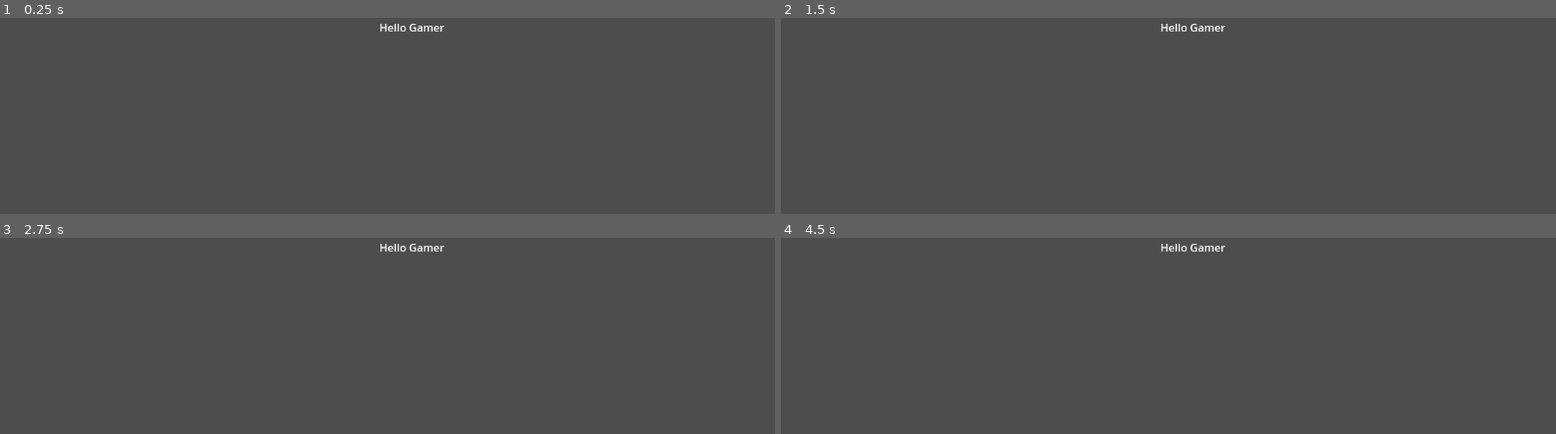
Above: before the commit, frames 1-4 (two rows, left to right).
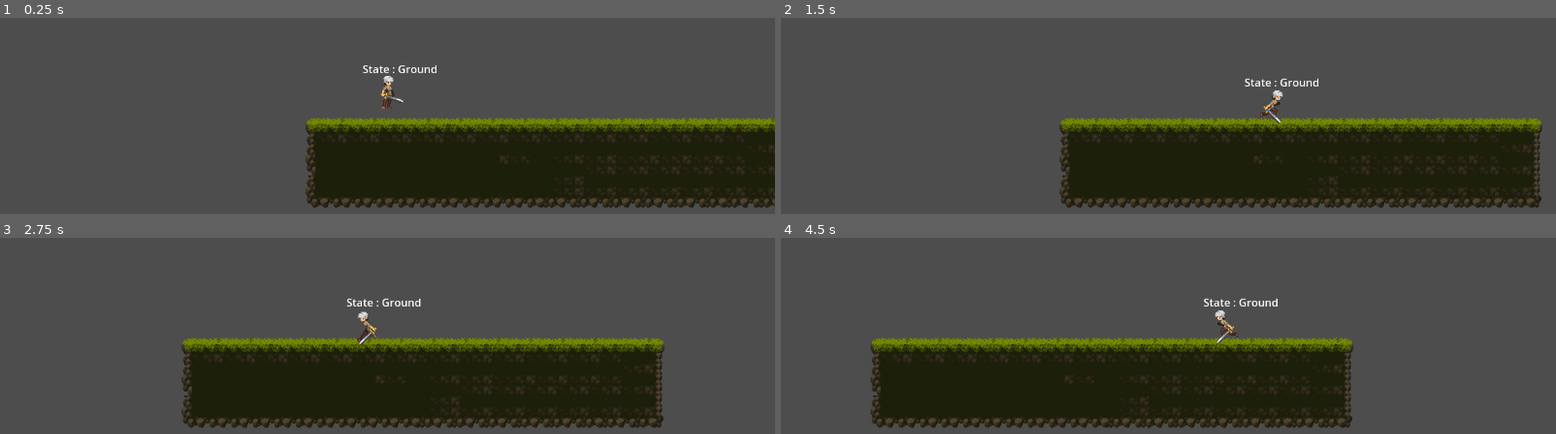
Above: after the commit, the same moments.

Repository: Pikalyx/The-Lost_Woods
Game: Godot game, scene res://test_level.tscn
The game is run twice, just before and just after one commit, with the same random seed, the same clock (stepped at 60 frames per second) and the same inputs. Before the commit the project starts from res://Title assets/tittle.tscn.
Inputs:
- Up to frame 1 (0.25 s): no input
- Up to frame 2 (1.5 s): hold D (right) from 0.53 s (still down); tap Space (jump) at 0.77 s
- Up to frame 3 (2.75 s): tap Space (jump) at 1.52 s; release D (right) at 2.03 s; hold A (left) from 2.03 s (still down)
- Up to frame 4 (4.5 s): release A (left) at 2.78 s; hold D (right) 2.78-4.28 s; tap Space (jump) at 3.02, 3.77 s; hold A (left) from 4.28 s (still down)

The runs differ from the first frame. In frame 1, 28% of the frame differs, in the area x 39-100%, y 2-98%; in frame 2, 28%; in frame 3, 28%; in frame 4, 28%, in the area x 11-74%, y 2-98%.

Commit message:
Testing
No changes

Diff:
--- /dev/null
+++ b/levels/level_1.tscn
@@ -0,0 +1,3 @@
+[gd_scene format=3 uid="uid://blrpe1a1b3dfl"]
+
+[node name="level 1" type="Node2D"]
--- a/project.godot
+++ b/project.godot
@@ -11,7 +11,7 @@
 [application]
 
 config/name="Game project"
-run/main_scene="res://Title assets/tittle.tscn"
+run/main_scene="res://test_level.tscn"
 config/features=PackedStringArray("4.1", "Forward Plus")
 config/icon="res://icon.svg"
 
